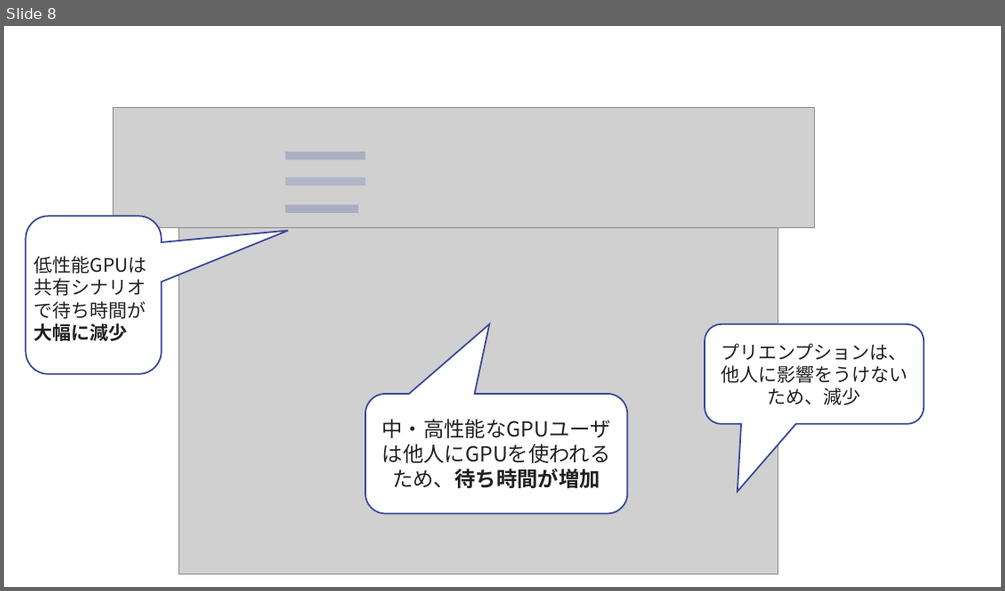
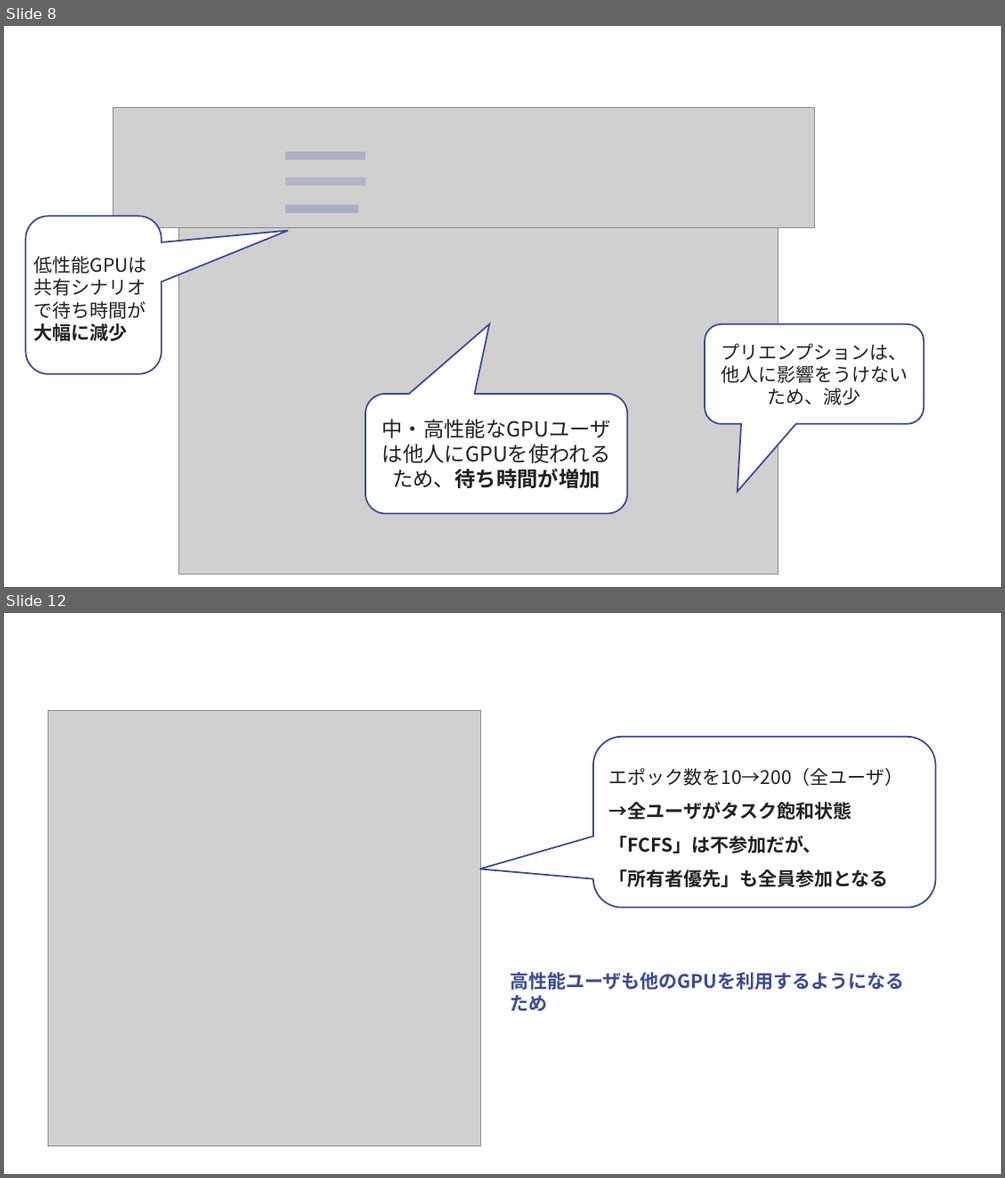
Before and after one commit to sakurai160121-code/simulation, a slide deck: 中間発表資料_櫻井.pptx. Shown one above the other, each under a label of ours: slide 8 before the commit, slides 8 and 12 after it; the slides between them are not shown. The pictures are 1005x591 and 1005x1178 pixels, drawn with LibreOffice and Linux fonts; fonts in the diff are those of the drawing; grey boxes stand for pictures; background and template pictures are left out. Boxes give left, top, right and bottom in pixels: in the first picture for what was removed or moved away, otherwise in the second. Text is boxed around its words. In the diff, an @@ line names an element or a change of style, - is before the commit and + after.

```diff
--- a/中間発表資料_櫻井.pptx
+++ b/中間発表資料_櫻井.pptx
@@ slide 12 added at (4, 613, 1001, 1174), background picture (left out) @@
@@ title added at (73, 632, 749, 669), 28 pt, text #FFFFFF @@
+Appendix
@@ page number added at (917, 635, 986, 666), 18 pt, text #FFFFFF @@
+12
@@ picture added at (48, 710, 481, 1146) @@
@@ rounded speech box added at (593, 737, 936, 907), fill #FFFFFF, outline #3B4A9A 1.5 pt, 18 pt, text #212121, bold @@
+エポック数を10→200（全ユーザ）
+→全ユーザがタスク飽和状態
+「FCFS」は不参加だが、
+「所有者優先」も全員参加となる
@@ text added at (510, 972, 904, 989), 18 pt, text #3B4A9A, bold @@
+高性能ユーザも他のGPUを利用するようになるため
```
Also in this commit, not shown: 4 slides changed, 2 slides removed, 19 other files.
